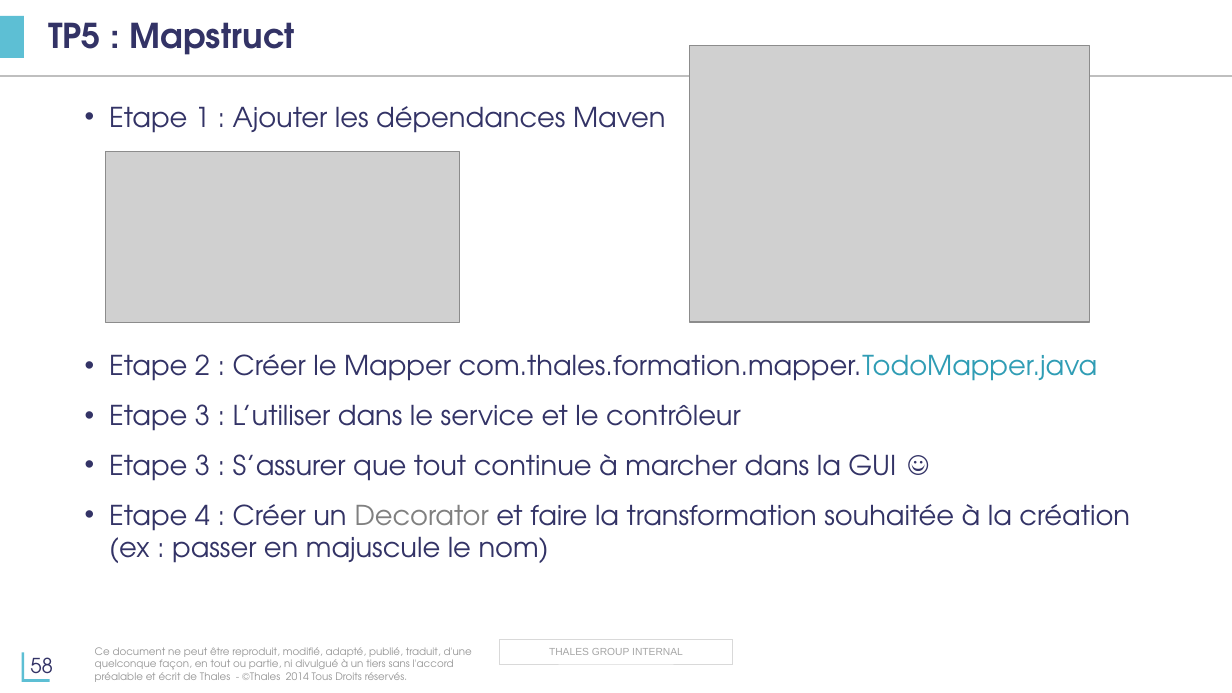
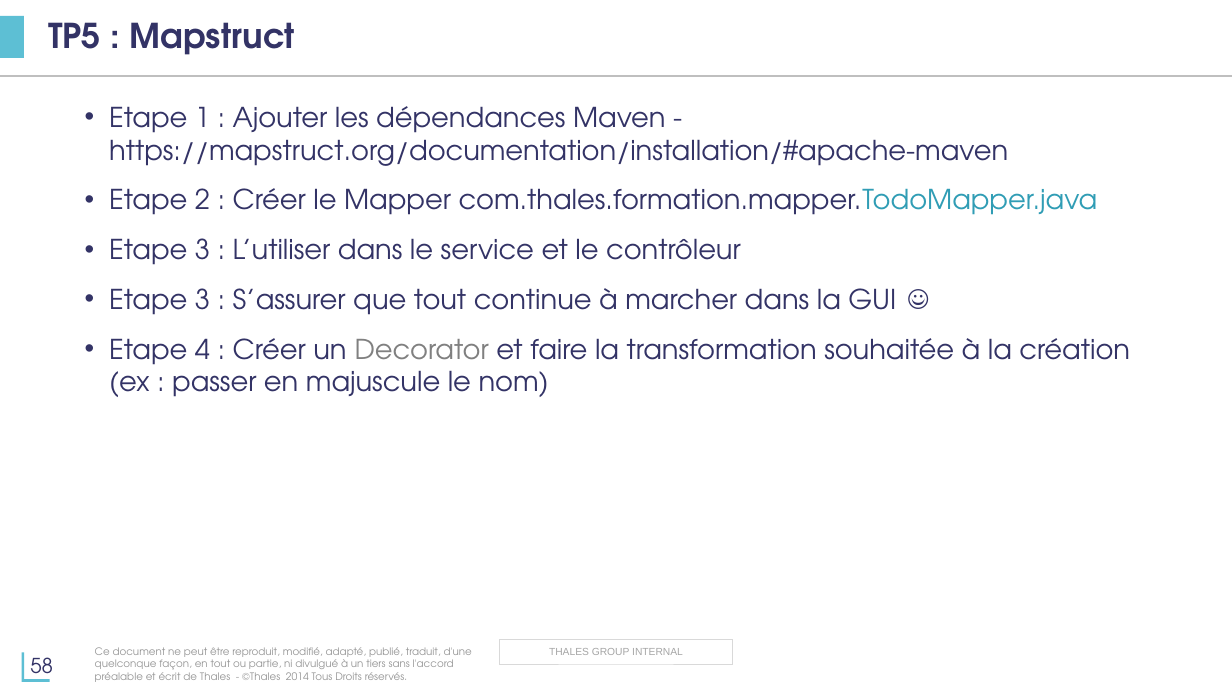
Before and after one commit to tsn-coding-dojo/java-spring-formation, a slide deck: slide 58 of présentation/Formation-Java.pptx. Drawn at 1232x693 pixels with LibreOffice and Linux fonts; fonts in the diff are those of the drawing; grey boxes stand for pictures; background and template pictures are left out. Boxes give left, top, right and bottom in pixels: in the first picture for what was removed or moved away, otherwise in the second. Text is boxed around its words. In the diff, an @@ line names an element or a change of style, - is before the commit and + after.

Commit message:
Update PPT with MapStruct installation guide

```diff
--- a/présentation/Formation-Java.pptx
+++ b/présentation/Formation-Java.pptx
@@ picture removed at bbox=[689, 46, 1089, 323] @@
@@ text at bbox=[109, 106, 1008, 166]: text changed @@
-  • Etape 1 : Ajouter les dépendances Maven
+  • Etape 1 : Ajouter les dépendances Maven - https://mapstruct.org/documentation/installation/#apache-maven
@@ picture removed at bbox=[106, 152, 460, 323] @@
```
